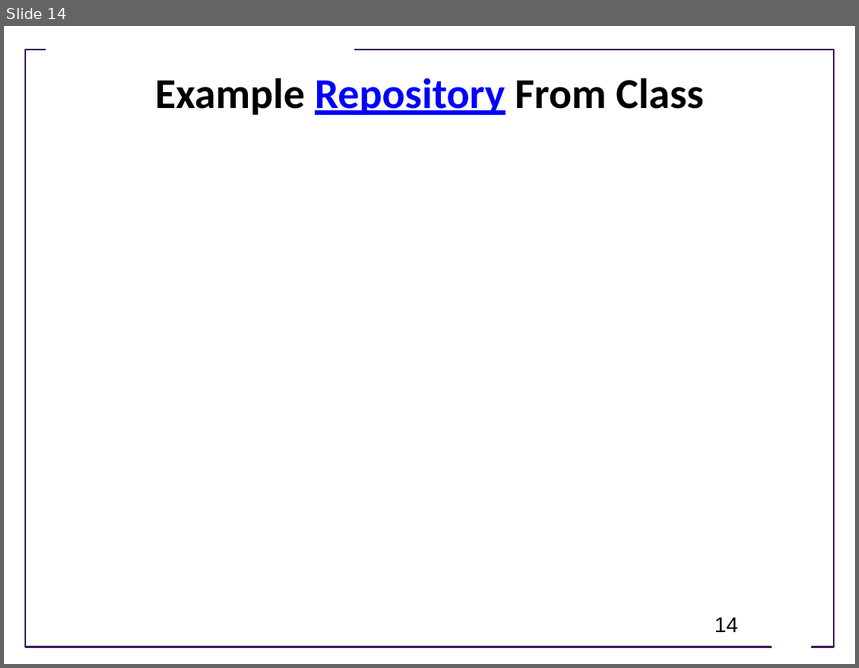
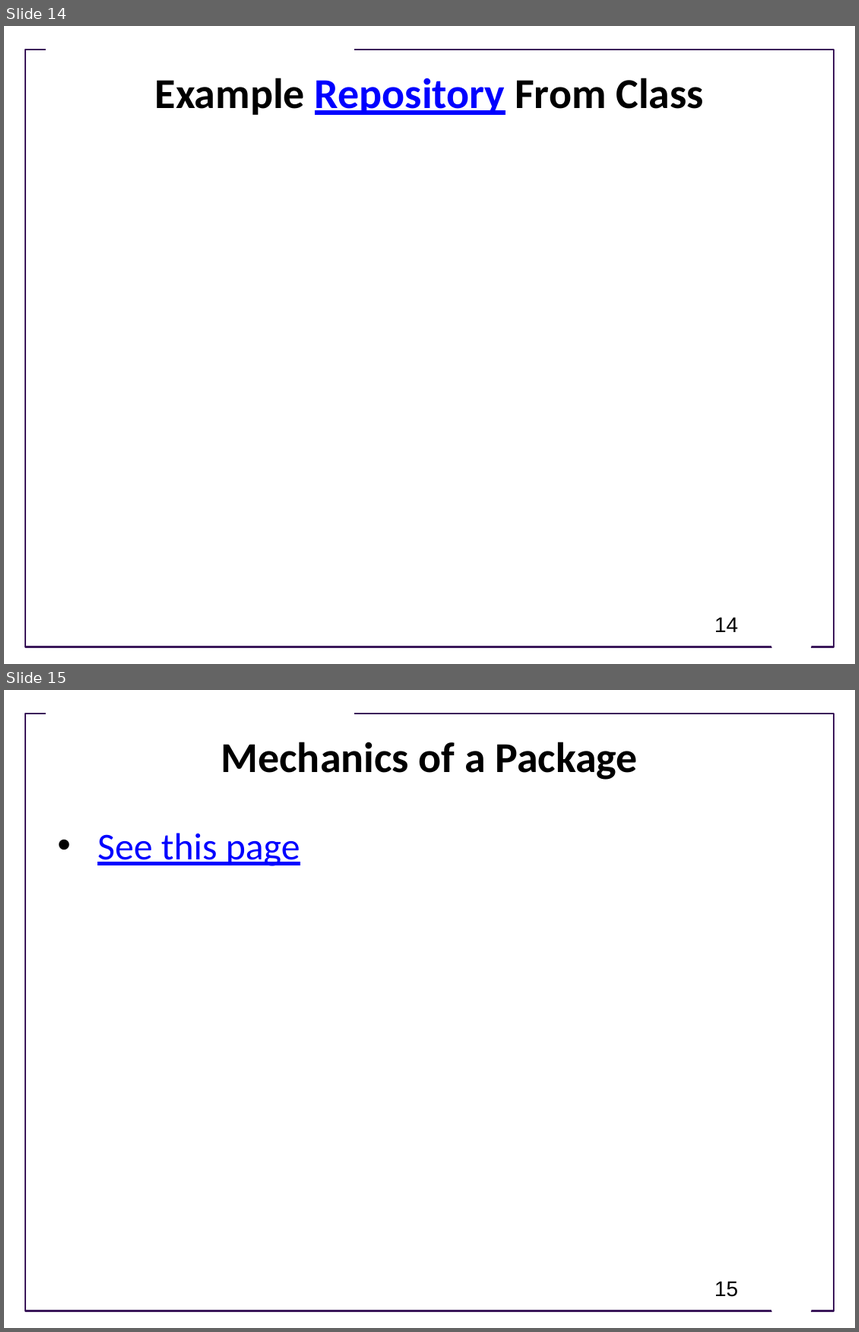
Before and after one commit to ModelEngineering/BIOEN-437, a slide deck: Lectures/Creating-Python-Packages/creating_python_packages.pptx. Shown one above the other, each under a label of ours: slide 14 before the commit, slides 14 and 15 after it. The pictures are 859x668 and 859x1332 pixels, drawn with LibreOffice and Linux fonts; fonts in the diff are those of the drawing; background and template pictures are left out. Boxes give left, top, right and bottom in pixels: in the first picture for what was removed or moved away, otherwise in the second. Text is boxed around its words. In the diff, an @@ line names an element or a change of style, - is before the commit and + after.

Commit message:
Updated lectures

```diff
--- a/Lectures/Creating-Python-Packages/creating_python_packages.pptx
+++ b/Lectures/Creating-Python-Packages/creating_python_packages.pptx
@@ slide 15 added at [4,690,855,1328], background #FFFFFF; not listed: 3 template elements that a slide beside it also shows @@
@@ title added at [221,742,638,780], 36 pt, text #000000, bold @@
+Mechanics of a Package
@@ text added at [97,833,300,866], 32 pt, text #0000FF, underline @@
+• See this page
@@ page number added at [715,1281,738,1297], 18 pt, text #000000 @@
+15
```
Also in this commit, not shown: 3 other files.
